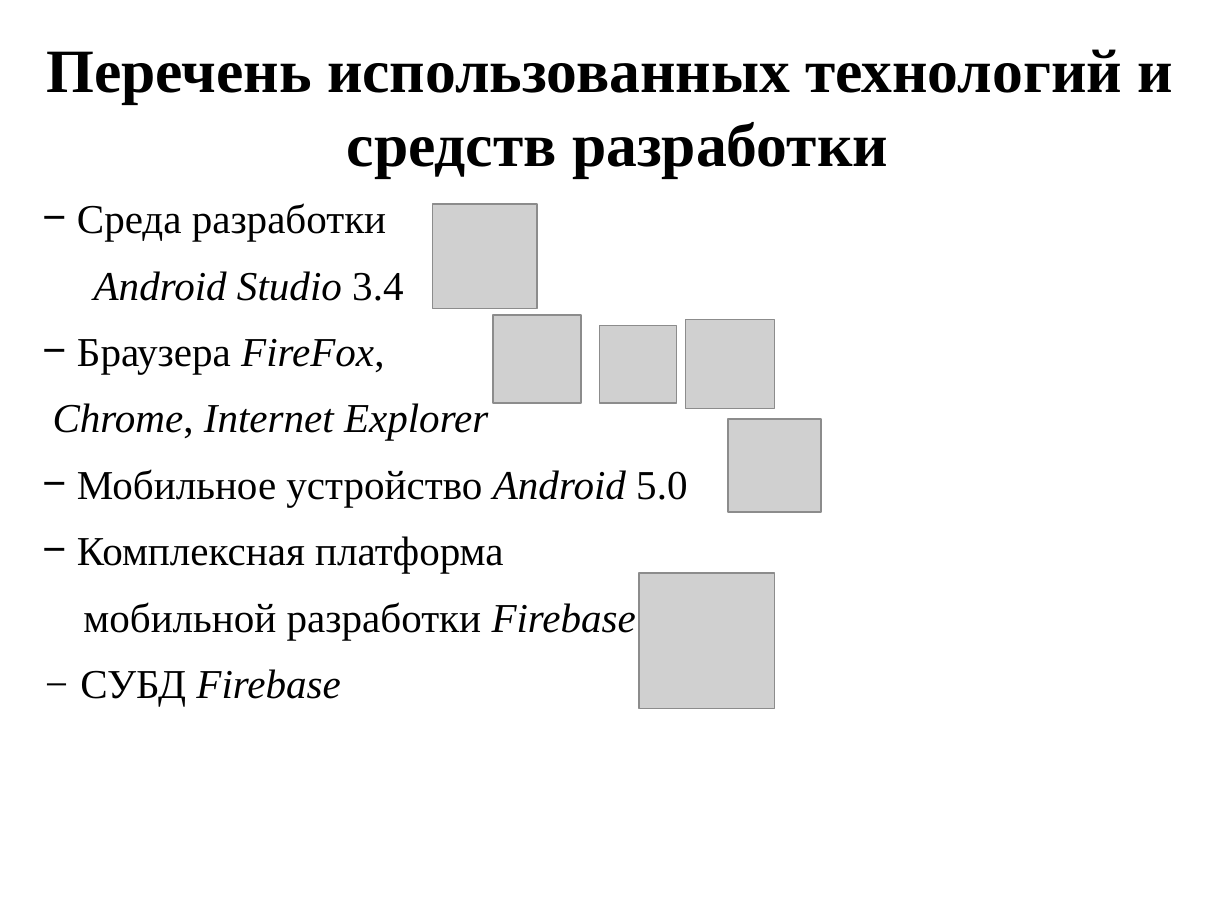
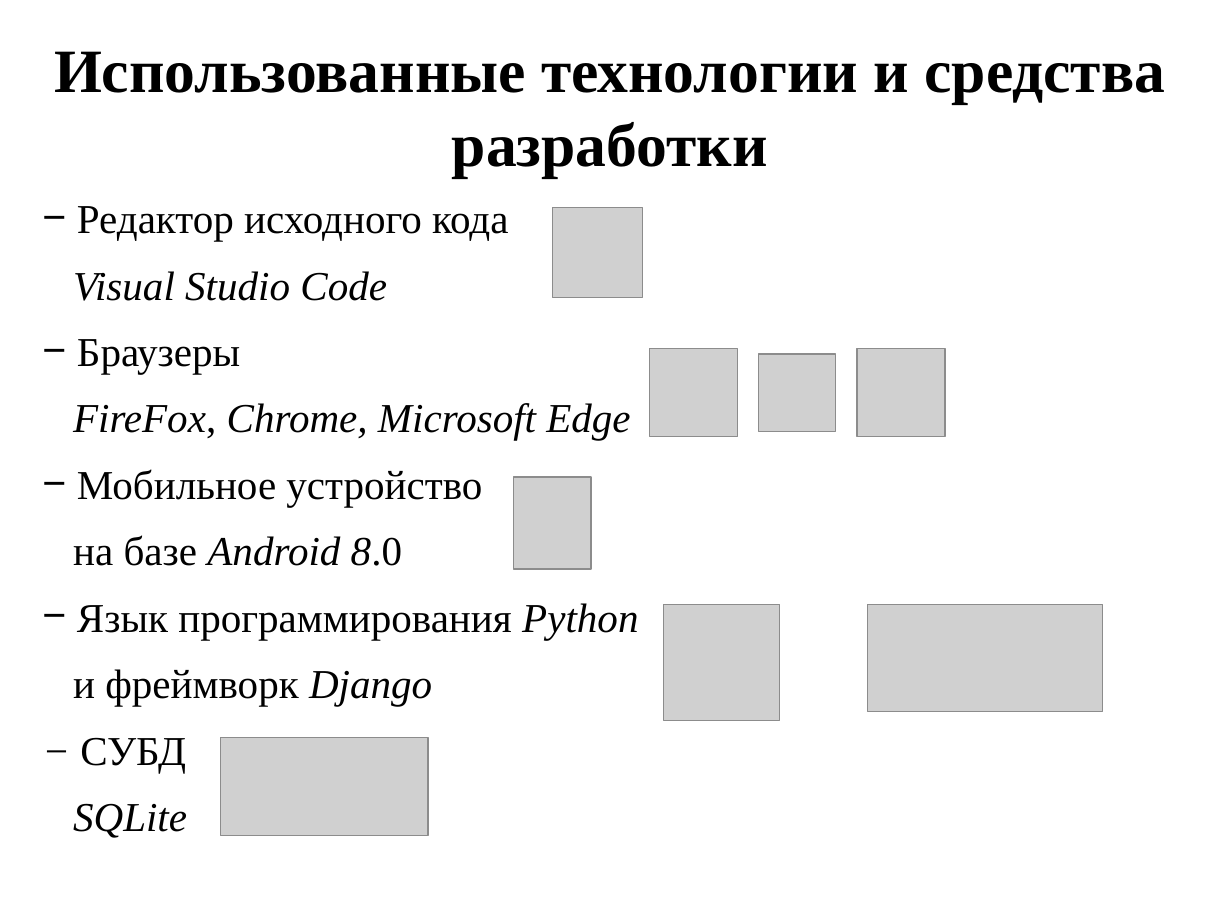
Before and after one commit to ChoroDev/master-degree-graduation-project, a slide deck: slide 11 of note/presentation.pptx. Drawn at 1232x924 pixels with LibreOffice and Linux fonts; fonts in the diff are those of the drawing; grey boxes stand for pictures. Boxes give left, top, right and bottom in pixels: in the first picture for what was removed or moved away, otherwise in the second. Text is boxed around its words. In the diff, an @@ line names an element or a change of style, - is before the commit and + after.

```diff
--- a/note/presentation.pptx
+++ b/note/presentation.pptx
@@ text at (x1=54, y1=51, x2=1165, y2=177): text changed @@
-Перечень использованных технологий и средств разработки
+Использованные технологии и средства разработки
@@ text at (x1=73, y1=206, x2=638, y2=838): text changed @@
-− Среда разработки
-Android Studio 3.4
-− Браузера FireFox,
-Chrome, Internet Explorer
-− Мобильное устройство Android 5.0
-− Комплексная платформа
-мобильной разработки Firebase
-− СУБД Firebase
+− Редактор исходного кода
+Visual Studio Code
+− Браузеры
+FireFox, Chrome, Microsoft Edge
+− Мобильное устройство
+на базе Android 8.0
+− Язык программирования Python
+и фреймворк Django
+− СУБД
+SQLite
@@ picture removed at (x1=432, y1=205, x2=537, y2=309) @@
@@ picture added at (x1=552, y1=207, x2=642, y2=297) @@
@@ picture removed at (x1=686, y1=320, x2=775, y2=409) @@
@@ picture moved from (x1=493, y1=315, x2=580, y2=403) to (x1=649, y1=349, x2=737, y2=436) @@
@@ picture moved from (x1=599, y1=325, x2=676, y2=403) to (x1=759, y1=354, x2=837, y2=431) @@
@@ picture added at (x1=857, y1=349, x2=945, y2=436) @@
@@ picture removed at (x1=728, y1=419, x2=822, y2=513) @@
@@ picture added at (x1=514, y1=477, x2=591, y2=569) @@
@@ picture resized from (x1=639, y1=573, x2=775, y2=708) to (x1=664, y1=604, x2=780, y2=719) @@
@@ picture added at (x1=867, y1=604, x2=1103, y2=711) @@
@@ picture added at (x1=221, y1=738, x2=428, y2=837) @@
```
Also in this commit, not shown: 5 other slides changed, 2 slides added, 2 slides removed, 5 other files.
